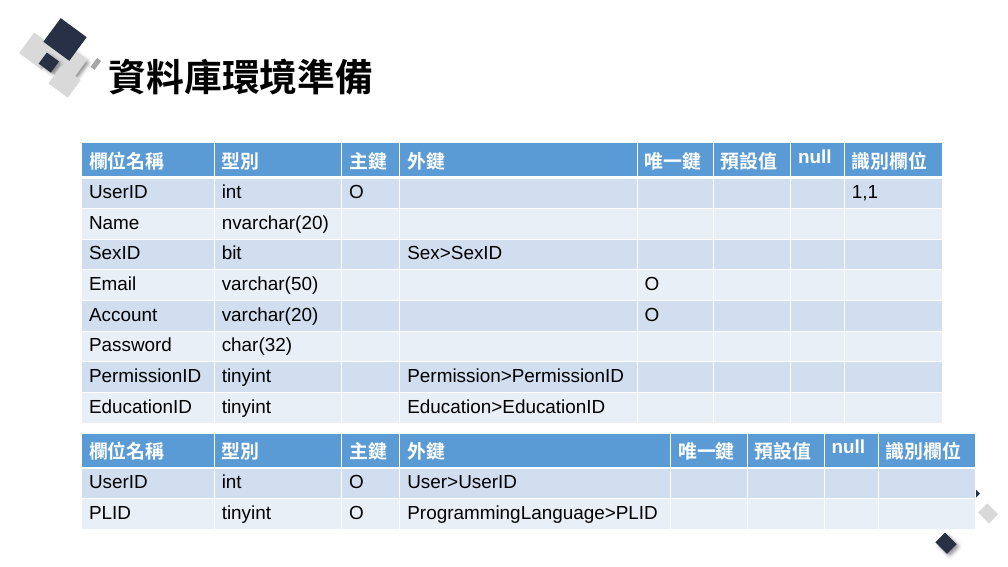
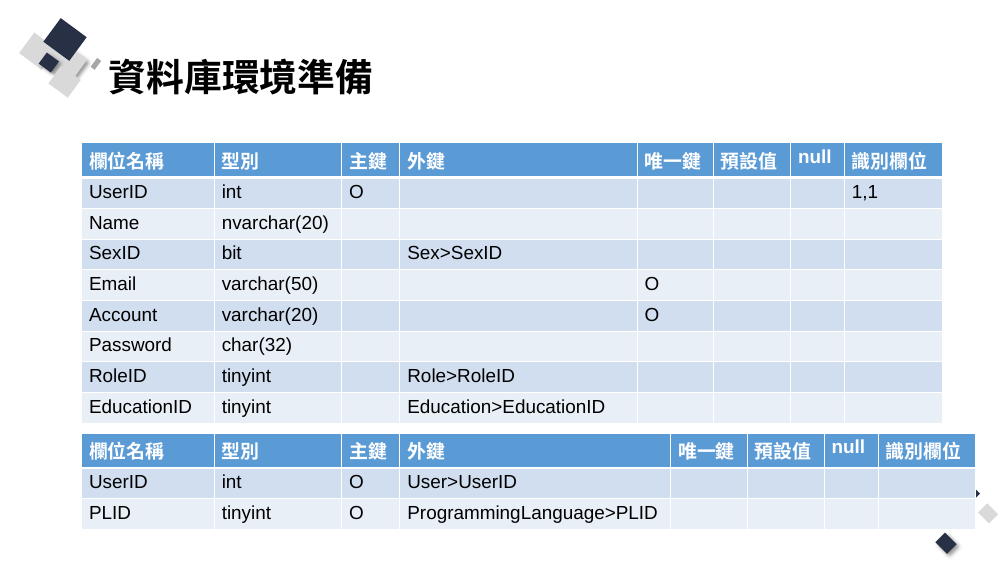
Before and after one commit to Q81JIAXIONG/-, a slide deck: slide 6 of 投影片/3.網站程式與資料庫溝通、互動.pptx. Drawn at 1008x567 pixels with LibreOffice and Linux fonts; fonts in the diff are those of the drawing. Boxes give left, top, right and bottom in pixels: in the first picture for what was removed or moved away, otherwise in the second. Text is boxed around its words. In the diff, an @@ line names an element or a change of style, - is before the commit and + after.

Commit message:
調整角色資料表名稱

```diff
--- a/投影片/3.網站程式與資料庫溝通、互動.pptx
+++ b/投影片/3.網站程式與資料庫溝通、互動.pptx
@@ table at (82,143,943,421) @@
-row 8, column 1: PermissionID
+row 8, column 1: RoleID
-row 8, column 4: Permission>PermissionID
+row 8, column 4: Role>RoleID
```
Also in this commit, not shown: 4 other slides changed, 2 other files.
